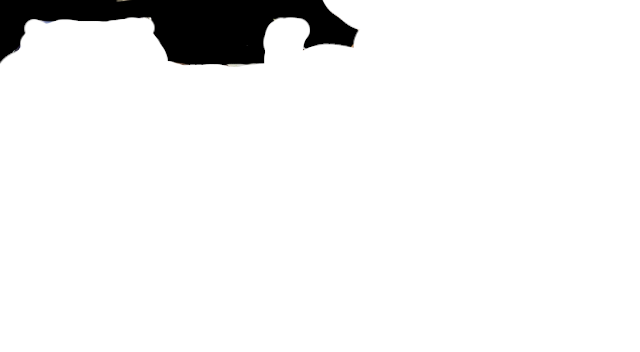
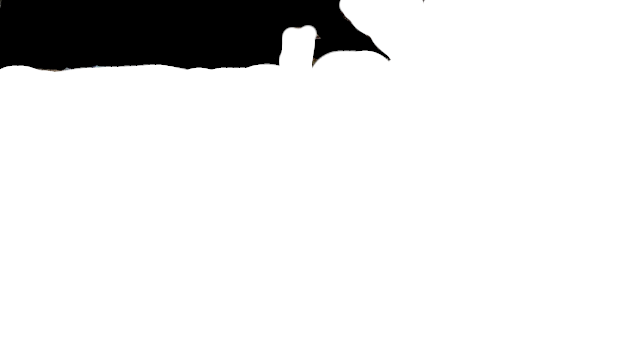
The second 640×352 image is a revision of the first. Changes to its layers:
renamed "auto.jpg" to "garage_cam_mask.jpeg", painted on it over <box>0,0,426,72</box>
